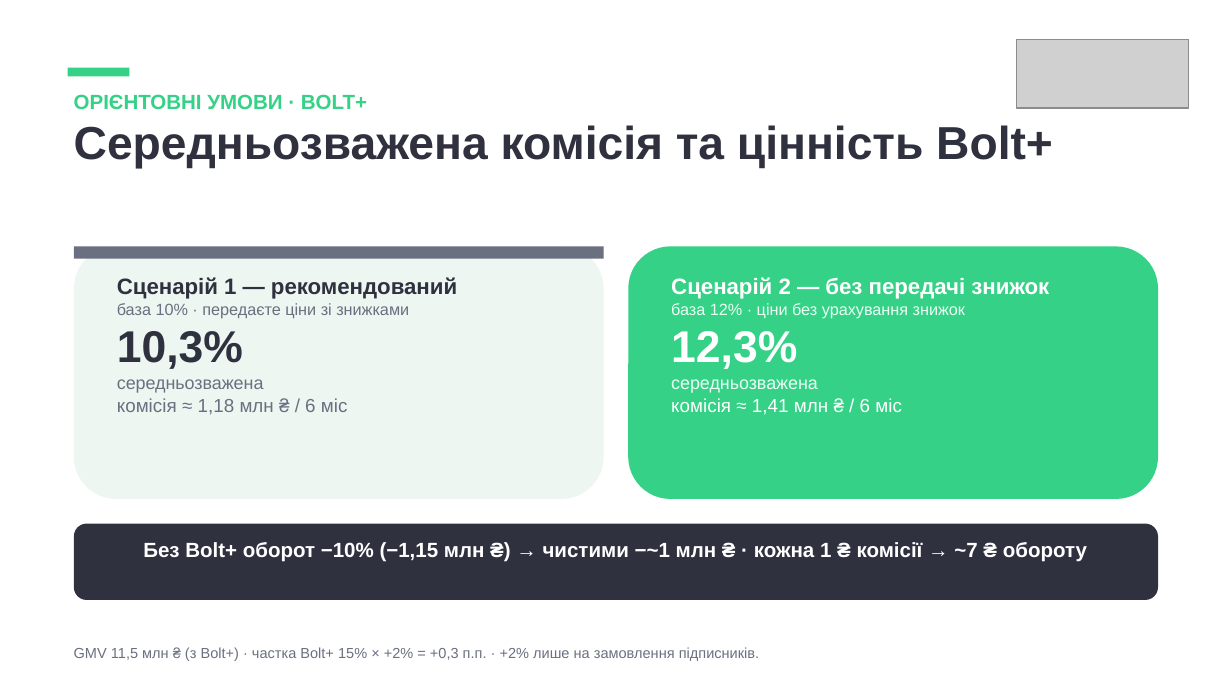
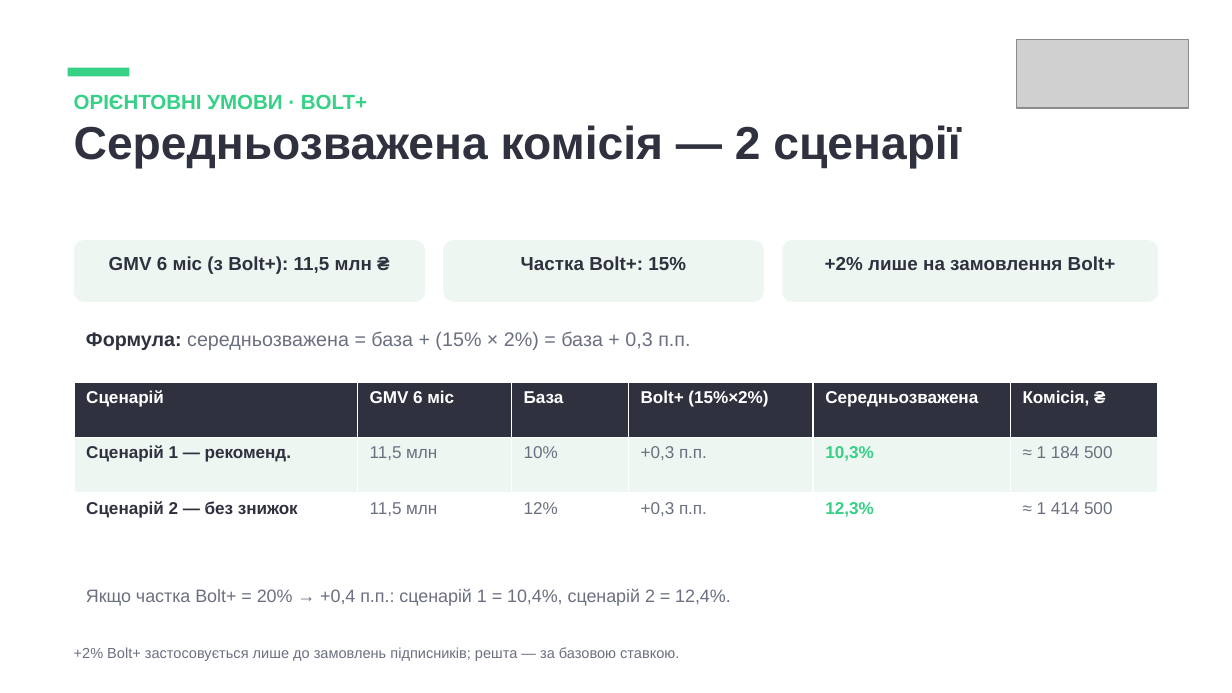
Before and after one commit to yuliianikolaieva/getplaced-report, a slide deck: slide 10 of Master-Zoo-Bolt-Food-Partnership.pptx. Drawn at 1232x693 pixels with LibreOffice and Linux fonts; fonts in the diff are those of the drawing; grey boxes stand for pictures. Boxes give left, top, right and bottom in pixels: in the first picture for what was removed or moved away, otherwise in the second. Text is boxed around its words. In the diff, an @@ line names an element or a change of style, - is before the commit and + after.

```diff
--- a/Master-Zoo-Bolt-Food-Partnership.pptx
+++ b/Master-Zoo-Bolt-Food-Partnership.pptx
@@ text at box(74, 125, 960, 169): text changed @@
-Середньозважена комісія та цінність Bolt+
+Середньозважена комісія — 2 сценарії
@@ rounded rectangle: place and size @@
-rounded rectangle at box(74, 246, 604, 499)
+rounded rectangle at box(74, 240, 425, 302)
@@ rectangle removed at box(74, 246, 604, 259) @@
@@ text added at box(109, 256, 372, 274), 11 pt, text #2F313F, bold @@
+GMV 6 міс (з Bolt+): 11,5 млн ₴
@@ rounded rectangle added at box(444, 240, 764, 302), fill #EEF6F1 @@
@@ text added at box(521, 256, 686, 270), 11 pt, text #2F313F, bold @@
+Частка Bolt+: 15%
@@ rounded rectangle removed at box(628, 246, 1158, 499) @@
@@ rounded rectangle added at box(782, 240, 1158, 302), fill #EEF6F1 @@
@@ text added at box(825, 256, 1116, 270), 11 pt, text #2F313F, bold @@
++2% лише на замовлення Bolt+
@@ text removed at box(117, 277, 457, 415) @@
-Сценарій 1 — рекомендований
-база 10% · передаєте ціни зі знижками
-10,3%
-середньозважена
-комісія ≈ 1,18 млн ₴ / 6 міс
@@ text removed at box(671, 277, 1049, 415) @@
-Сценарій 2 — без передачі знижок
-база 12% · ціни без урахування знижок
-12,3%
-середньозважена
-комісія ≈ 1,41 млн ₴ / 6 міс
@@ text added at box(86, 331, 690, 350), 11.5 pt, text #6B7080 @@
+Формула: середньозважена = база + (15% × 2%) = база + 0,3 п.п.
@@ table added at box(74, 382, 1158, 548), 3 rows, 6 columns @@
+Сценарій | GMV 6 міс | База | Bolt+ (15%×2%) | Середньозважена | Комісія, ₴
+Сценарій 1 — рекоменд. | 11,5 млн | 10% | +0,3 п.п. | 10,3% | ≈ 1 184 500
+Сценарій 2 — без знижок | 11,5 млн | 12% | +0,3 п.п. | 12,3% | ≈ 1 414 500
@@ rounded rectangle removed at box(74, 524, 1158, 600) @@
@@ text removed at box(143, 542, 1087, 562) @@
-Без Bolt+ оборот −10% (−1,15 млн ₴) → чистими −~1 млн ₴ · кожна 1 ₴ комісії → ~7 ₴ обороту
@@ text added at box(86, 589, 731, 606), 10.5 pt, text #6B7080 @@
+Якщо частка Bolt+ = 20% → +0,4 п.п.: сценарій 1 = 10,4%, сценарій 2 = 12,4%.
@@ text at box(74, 647, 679, 661): text changed @@
-GMV 11,5 млн ₴ (з Bolt+) · частка Bolt+ 15% × +2% = +0,3 п.п. · +2% лише на замовлення підписників.
++2% Bolt+ застосовується лише до замовлень підписників; решта — за базовою ставкою.
```
Also in this commit, not shown: 1 slide added, 1 other file.
